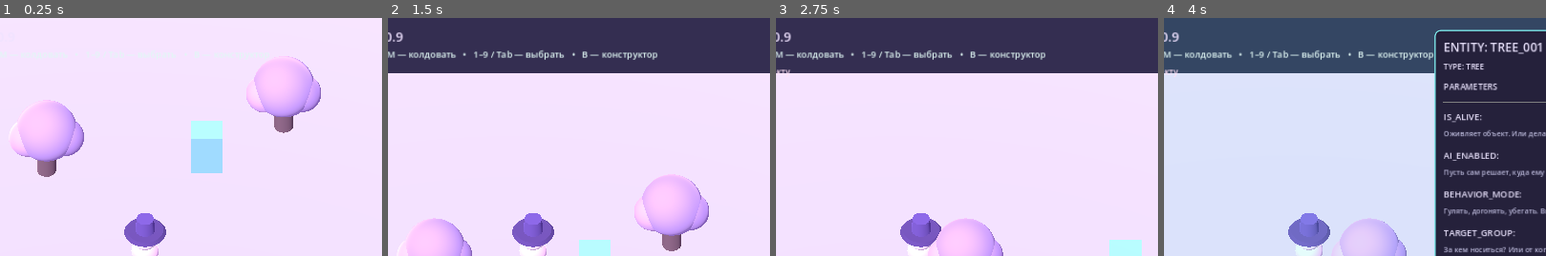
Above: before the commit, frames 1-4 (left to right).
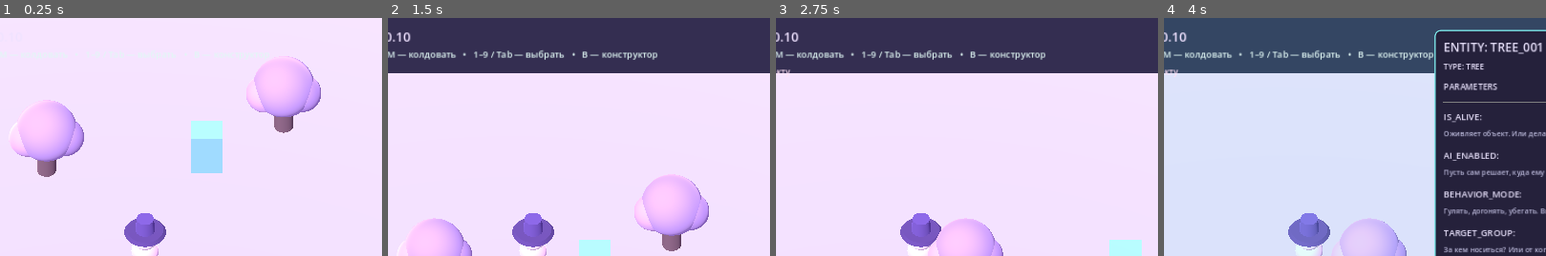
Above: after the commit, the same moments.

Repository: 0ri-space-cat/luna-dev-mode
Game: Godot game, scene res://scenes/main.tscn
The game is run twice, just before and just after one commit, with the same random seed, the same clock (stepped at 60 frames per second) and the same inputs.
Inputs (mouse positions are % of the whole screen's width and height, from its top left):
- Up to frame 1 (0.25 s): no input
- Up to frame 2 (1.5 s): tap Enter at 0.5 s; move the mouse to (45, 70) at 0.52 s; hold W (move_forward) 0.53-1.25 s; tap 1 at 0.6 s; click (45, 70) at 0.67 s; drag from (80, 65) to (45, 70) at 1.27 s
- Up to frame 3 (2.75 s): tap Space at 2 s; move the mouse to (20, 35) at 2.02 s; hold A (move_left) from 2.03 s (still down); tap Tab at 2.1 s
- Up to frame 4 (4 s): release A (move_left) at 2.75 s; drag from (55, 50) to (20, 35) at 2.77 s; click "SHOW_HINTS: FALSE" at 3.5 s
The pictures show only the part of the screen within x 31-81%, y 0-50%; the shares and areas given below are measured in that part.

The runs differ from the first frame. In frame 2, 0.1% of the frame differs, in the area x 2-6%, y 6-10%; in frame 3, 0.1%; in frame 4, 0.1%.

Commit message:
feat: spawn elemental projectiles and apply effects on impact

Diff:
--- a/scripts/main.gd
+++ b/scripts/main.gd
@@ -16,6 +16,7 @@
 const SpellService = preload("res://scripts/core/spell_service.gd")
 const SpellWorkshopService = preload("res://scripts/core/spell_workshop_service.gd")
 const SpellWorkshop = preload("res://scripts/spell_workshop.gd")
+const ArcaneProjectile = preload("res://scripts/spells/arcane_projectile.gd")
 
 var luna: CharacterBody3D
 var camera: Camera3D
@@ -34,7 +35,7 @@
 var spell_service
 var spell_workshop_service
 var spell_workshop_panel
-var selected_spell_id := "AWAKEN"
+var selected_spell_id := "FIREBALL"
 var pending_spell_cast := false
 var spell_hint_label: Label
 var journal_panel: PanelContainer
@@ -53,6 +54,7 @@
 	event_bus = EventBus.new()
 	effect_engine = EffectEngine.new(world_registry, command_processor, relationship_service)
 	spell_service = SpellService.new(world_registry, effect_engine)
+	spell_service.projectile_requested.connect(_spawn_arcane_projectile)
 	spell_workshop_service = SpellWorkshopService.new(parameter_registry, spell_service)
 	if spell_workshop_service.has_library():
 		if not spell_workshop_service.load_library():
@@ -337,7 +339,7 @@
 	layer.add_child(pause_tint)
 
 	var header := Label.new()
-	header.text = "LUNA: DEV MODE   ✦   ПРОТОТИП 0.9"
+	header.text = "LUNA: DEV MODE   ✦   ПРОТОТИП 0.10"
 	header.position = Vector2(24, 16)
 	header.add_theme_font_size_override("font_size", 22)
 	header.add_theme_color_override("font_color", Color("efe2ff"))
@@ -552,3 +554,23 @@
 	var index: int = ids.find(selected_spell_id)
 	selected_spell_id = ids[(index + 1) % ids.size()]
 	_update_spell_hint()
+
+
+
+func _spawn_arcane_projectile(details: Dictionary) -> void:
+	var caster: Node = world_registry.get_entity(str(details["caster_id"]))
+	var target: Node = world_registry.get_entity(str(details["target_id"]))
+	if not (caster is Node3D) or not (target is Node3D):
+		return
+	var projectile := ArcaneProjectile.new()
+	add_child(projectile)
+	projectile.configure(
+		details["manifestation"], caster as Node3D, target as Node3D,
+		str(details["spell_id"]), str(details["caster_id"]), str(details["target_id"])
+	)
+	projectile.struck.connect(_on_arcane_impact)
+
+
+func _on_arcane_impact(spell_id: String, caster_id: String, target_id: String) -> void:
+	if not spell_service.resolve_impact(spell_id, caster_id, target_id):
+		_show_checkpoint_message(spell_service.last_error)
